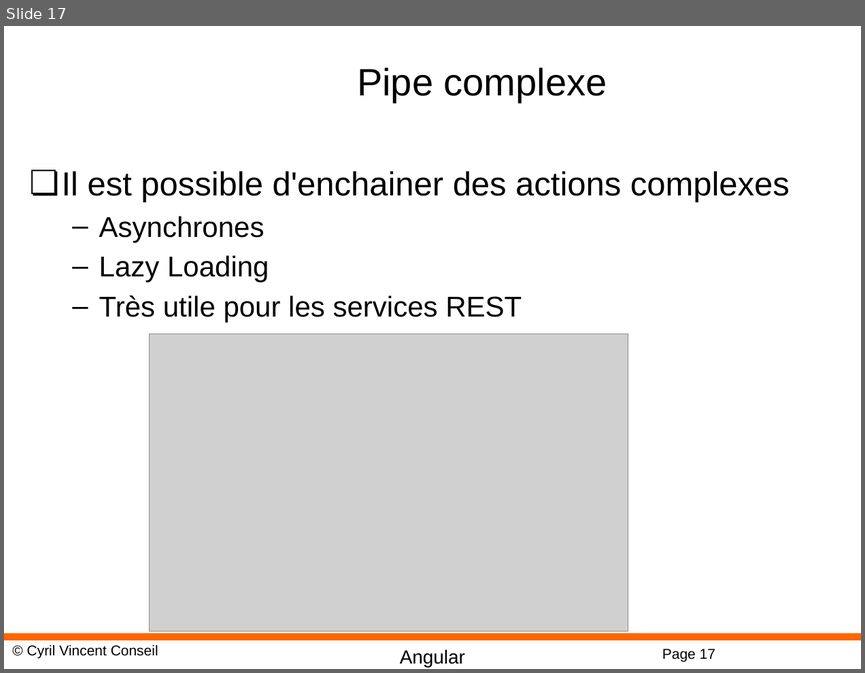
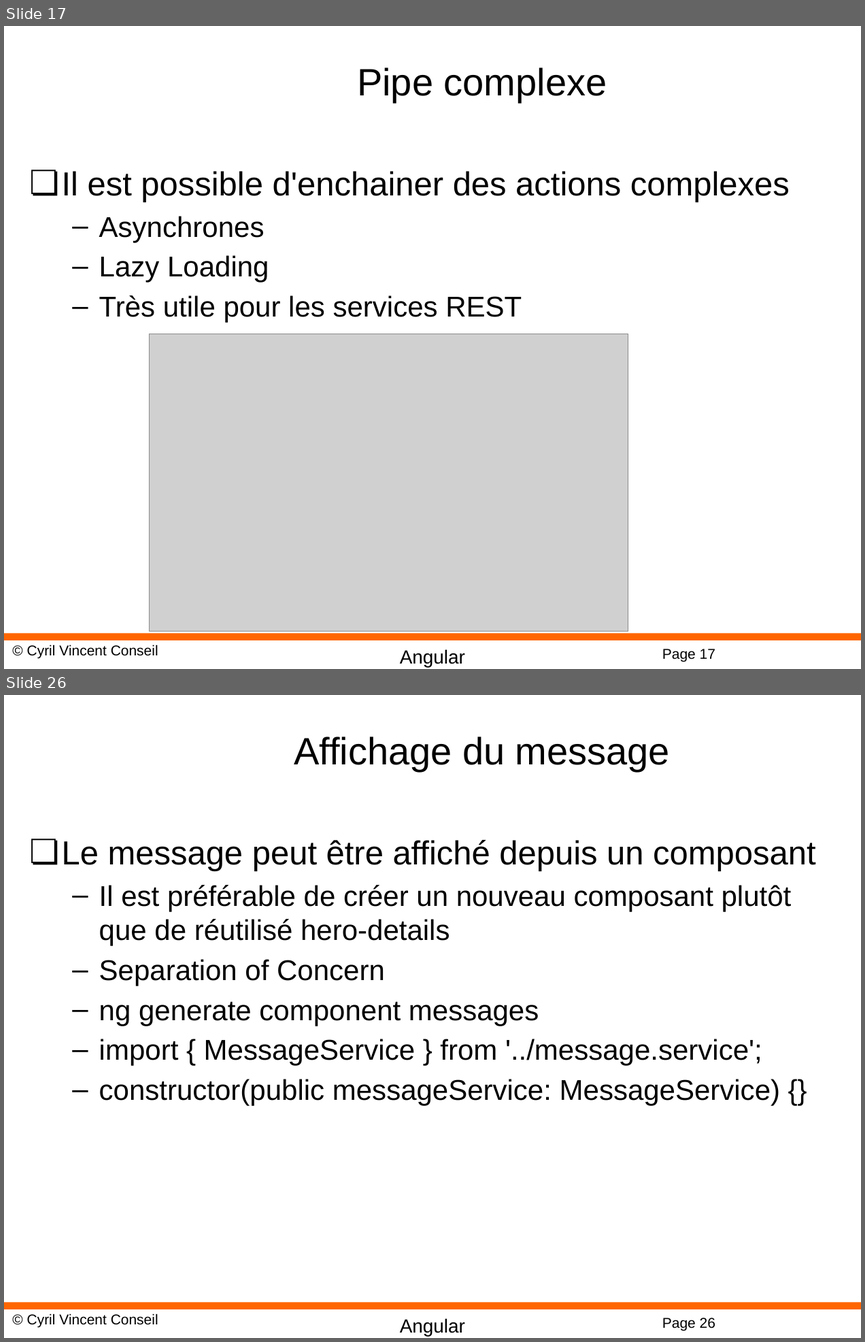
Before and after one commit to cyrilvincent/POE, a slide deck: ppt/angular/Angular13-RXJS.pptx. Shown one above the other, each under a label of ours: slide 17 before the commit, slides 17 and 26 after it; the slides between them are not shown. The pictures are 865x673 and 865x1342 pixels, drawn with LibreOffice and Linux fonts; fonts in the diff are those of the drawing; grey boxes stand for pictures; background and template pictures are left out. Boxes give left, top, right and bottom in pixels: in the first picture for what was removed or moved away, otherwise in the second. Text is boxed around its words. In the diff, an @@ line names an element or a change of style, - is before the commit and + after.

```diff
--- a/ppt/angular/Angular13-RXJS.pptx
+++ b/ppt/angular/Angular13-RXJS.pptx
@@ slide 26 added at [4,695,861,1338], background #FFFFFF; not listed: 4 template elements that a slide beside it also shows @@
@@ title added at [294,736,670,772], 32 pt, text #000000 @@
+Affichage du message
@@ text added at [62,840,815,1106], 24 pt, text #000000 @@
+❏ Le message peut être affiché depuis un composant
+  – Il est préférable de créer un nouveau composant plutôt que de réutilisé hero-details
+  – Separation of Concern
+  – ng generate component messages
+  – import { MessageService } from '../message.service';
+  – constructor(public messageService: MessageService) {}
```
Also in this commit, not shown: 8 other slides added, 10 other files.
